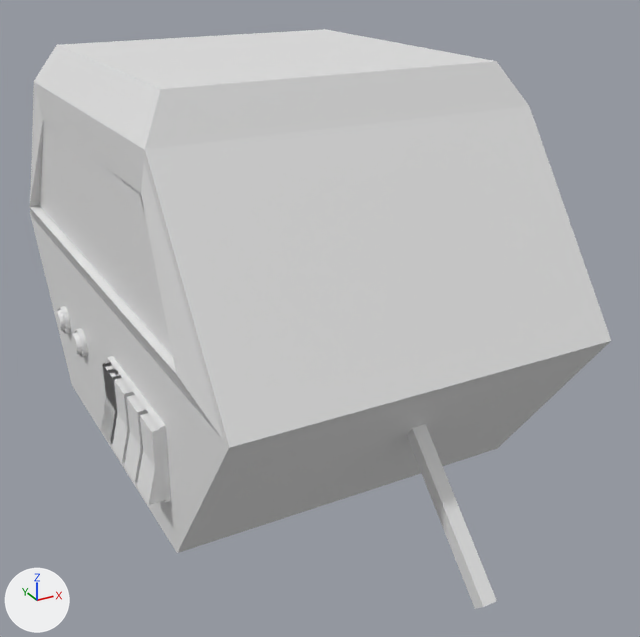
Before and after pictures for a commit that changed the FBX model Call-From-Space/Assets/Models/Tutorial/Props/OldRadio.fbx.
Before and after are seen from a camera (50 mm lens) standing at (-13.21, -10.93, 1.81) and looking at (-10.94, -6.8, -0.25). The lights are fixed; the arrows at lower left show +X, +Y and +Z. The first picture is the older version. Where no turn or scale is listed for an object, it has been applied to the vertices.

In view in the first picture: 'Cube.003', 'Knob_A', 'Knob_b', 'Leg_Right', 'Radio_2_screen', 'Switch_Panel', 'Switches', 'radio_body'.
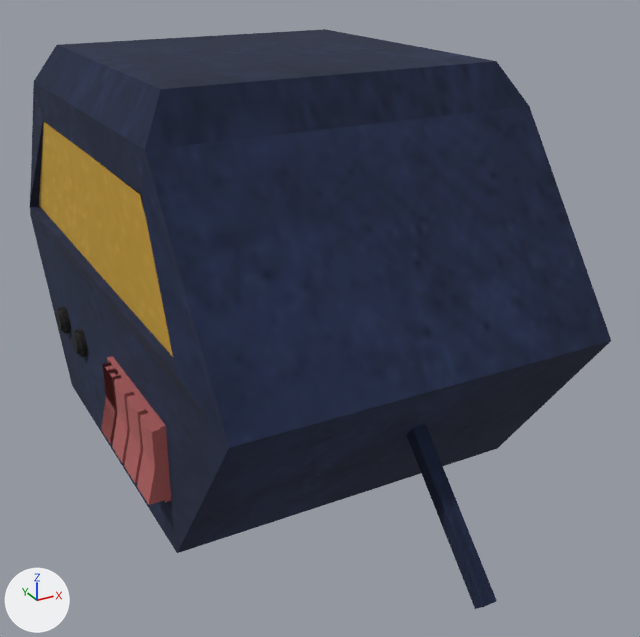
The newer file is also turned or shifted as a whole; pictures and numbers use the older file's frame.

Diff of the bpy script that builds the scene:
```diff
--- a/Call-From-Space/Assets/Models/Tutorial/Props/OldRadio.fbx.py
+++ b/Call-From-Space/Assets/Models/Tutorial/Props/OldRadio.fbx.py
@@ me_cylinder @@
 me_cylinder.from_pydata(...)  # 160 vertices, 130 faces; spans x -0.048..0.024, y -0.086..0.086, z -0.086..0.086
+me_cylinder.materials.append(mat_black_leather)  # picture img_leather10_diffuse_jpg
@@ me_cube_017 @@
 me_cube_017.from_pydata(...)  # 44 vertices, 42 faces; spans x -1.06..1.0, y -1.73..1.73, z -1.0..1.21
-me_cube_017.materials.append(mat_material_010)  # white #e7e7e7
+me_cube_017.materials.append(mat_lightly_soiled_blue_metal)  # picture img_metal03_diffuse_jpg
@@ me_cylinder_001 @@
 me_cylinder_001.from_pydata(...)  # 160 vertices, 130 faces; spans x -0.048..0.024, y -0.086..0.086, z -0.086..0.086
+me_cylinder_001.materials.append(mat_black_leather)  # picture img_leather10_diffuse_jpg
@@ me_cube_022 @@
 me_cube_022.from_pydata(...)  # 72 vertices, 64 faces; spans x -0.095..0.099, y -0.712..0.087, z -0.195..0.195
+me_cube_022.materials.append(mat_ral_classic_brown_hues)  # picture img_metal_red_diffuse_jpg
@@ me_cube_020 @@
 me_cube_020.from_pydata(...)  # 12 vertices, 10 faces; spans x -0.02..0.02, y -0.418..0.418, z -0.207..0.207
+me_cube_020.materials.append(mat_material_099)  # picture img_metal_red_diffuse_jpg
@@ me_cube_021 @@
 me_cube_021.from_pydata(...)  # 18 vertices, 16 faces; spans x -0.095..0.099, y -0.087..0.087, z -0.195..0.195
+me_cube_021.materials.append(mat_ral_classic_brown_hues)  # picture img_metal_red_diffuse_jpg
@@ me_cube_018 @@
 me_cube_018.from_pydata(...)  # 8 vertices, 6 faces; spans x -1.0..1.0, y -1.0..1.0, z -1.0..1.0
+me_cube_018.materials.append(mat_lightly_soiled_blue_metal)  # picture img_metal03_diffuse_jpg
@@ me_cube_023 @@
 me_cube_023.from_pydata(...)  # 6 vertices, 2 faces; spans x -1.01..-0.99, y -1.35..1.35, z 0.16..0.79
-me_cube_023.materials.append(mat_material_010)  # white #e7e7e7
+me_cube_023.materials.append(mat_yellow_painted_lightly_scratched_metal)  # picture img_metal_yellow_diffuse_jpg
```

Changed parts and their boxes (x1, y1, x2, y2) in the pictures (640 x 637 px):
'radio_body', recoloured (white to blue)
    both: (30, 29, 611, 553)
'Radio_2_screen', recoloured (white to brown)
    both: (39, 122, 173, 357)
'Switches', recoloured (white to brown)
    both: (112, 378, 166, 505)
'Leg_Right', recoloured (white to blue)
    both: (407, 424, 497, 609)
'Switch_Panel', recoloured
    both: (107, 356, 171, 502)
'Cube.003', recoloured (white to brown)
    both: (101, 362, 122, 444)
'Knob_b', recoloured (white to black)
    both: (72, 329, 88, 358)
'Knob_A', recoloured (white to black)
    both: (56, 306, 71, 334)
